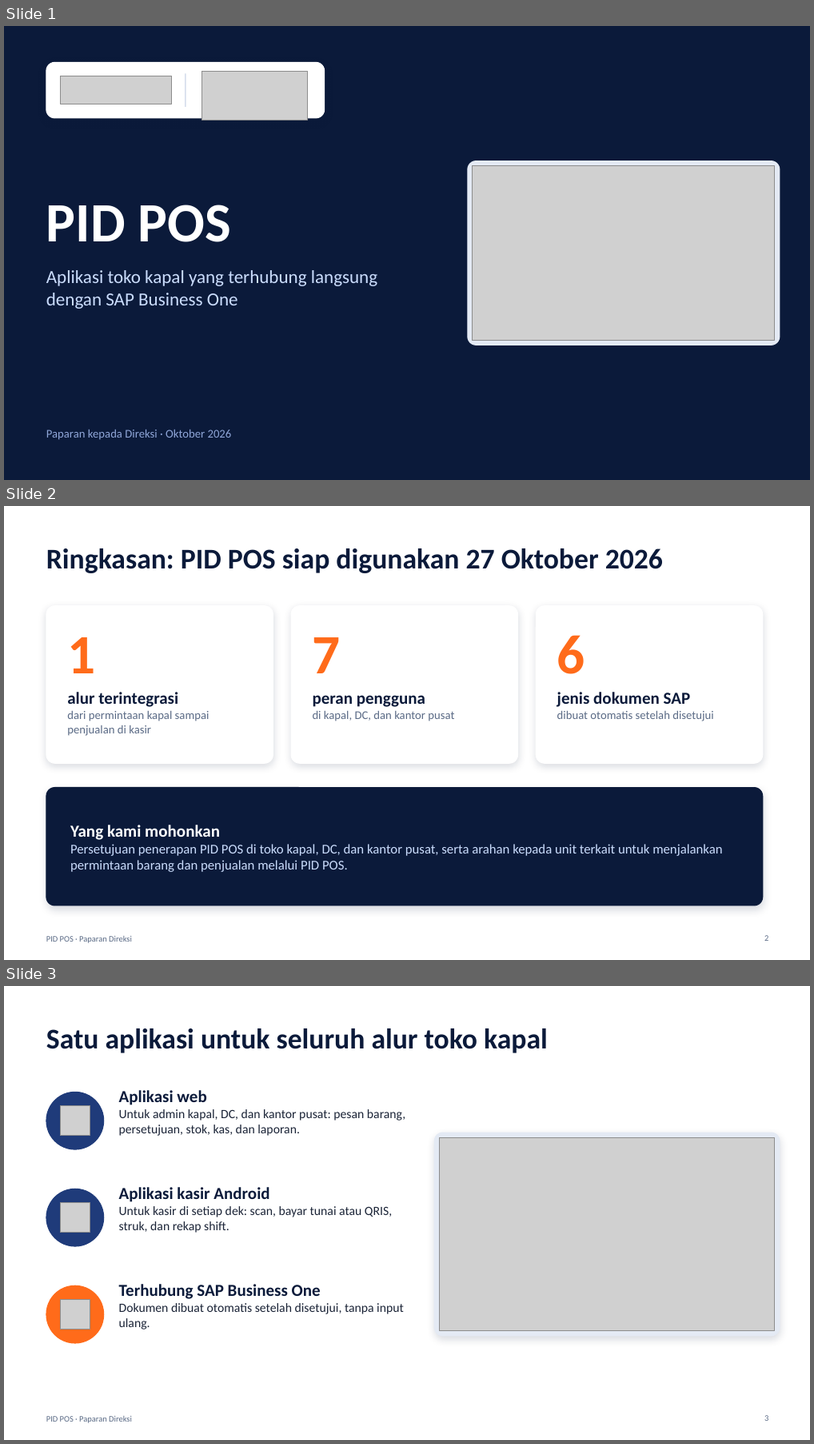
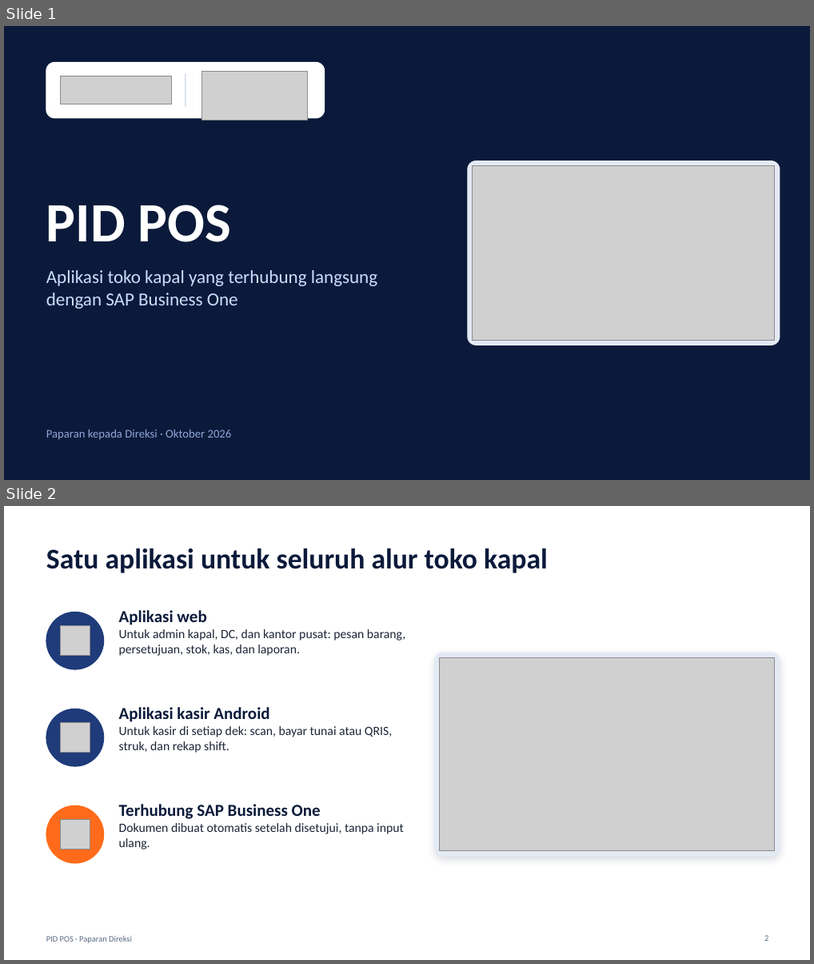
Before and after one commit to alfiandarmawan35/claude, a slide deck: docs/PID_POS_Paparan_Direksi_v2.pptx. Shown one above the other, each under a label of ours: slides 1, 2 and 3 before the commit, slides 1 and 2 after it. The pictures are 814x1444 and 814x964 pixels, drawn with LibreOffice and Linux fonts; fonts in the diff are those of the drawing; grey boxes stand for pictures; background and template pictures are left out. Boxes give left, top, right and bottom in pixels: in the first picture for what was removed or moved away, otherwise in the second. Text is boxed around its words. In the diff, an @@ line names an element or a change of style, - is before the commit and + after.

```diff
--- a/docs/PID_POS_Paparan_Direksi_v2.pptx
+++ b/docs/PID_POS_Paparan_Direksi_v2.pptx
@@ slide 2 removed at box(4, 506, 810, 960), background #FFFFFF; not listed: 1 template element that a slide beside it also shows @@
@@ title removed at box(46, 548, 663, 573) @@
-Ringkasan: PID POS siap digunakan 27 Oktober 2026
@@ rounded rectangle removed at box(46, 606, 274, 763) @@
@@ rounded rectangle removed at box(291, 606, 518, 763) @@
@@ rounded rectangle removed at box(536, 606, 763, 763) @@
@@ text removed at box(67, 637, 95, 673) @@
-1
@@ text removed at box(313, 637, 341, 673) @@
-7
@@ text removed at box(558, 635, 586, 674) @@
-6
@@ text removed at box(67, 692, 210, 736) @@
-alur terintegrasi
-dari permintaan kapal sampai penjualan di kasir
@@ text removed at box(313, 695, 454, 721) @@
-peran pengguna
-di kapal, DC, dan kantor pusat
@@ text removed at box(558, 692, 714, 721) @@
-jenis dokumen SAP
-dibuat otomatis setelah disetujui
@@ rounded rectangle removed at box(46, 788, 763, 905) @@
@@ text removed at box(70, 824, 722, 872) @@
-Yang kami mohonkan
-Persetujuan penerapan PID POS di toko kapal, DC, dan kantor pusat, serta arahan kepada unit terkait untuk menjalankan permintaan barang dan penjualan melalui PID POS.
@@ page number removed at box(765, 935, 769, 940) @@
-2
@@ what was slide 3 is now slide 2 @@
```
Also in this commit, not shown: 2 slides changed, 2 slides added, 1 other slide removed, 1 other file.
